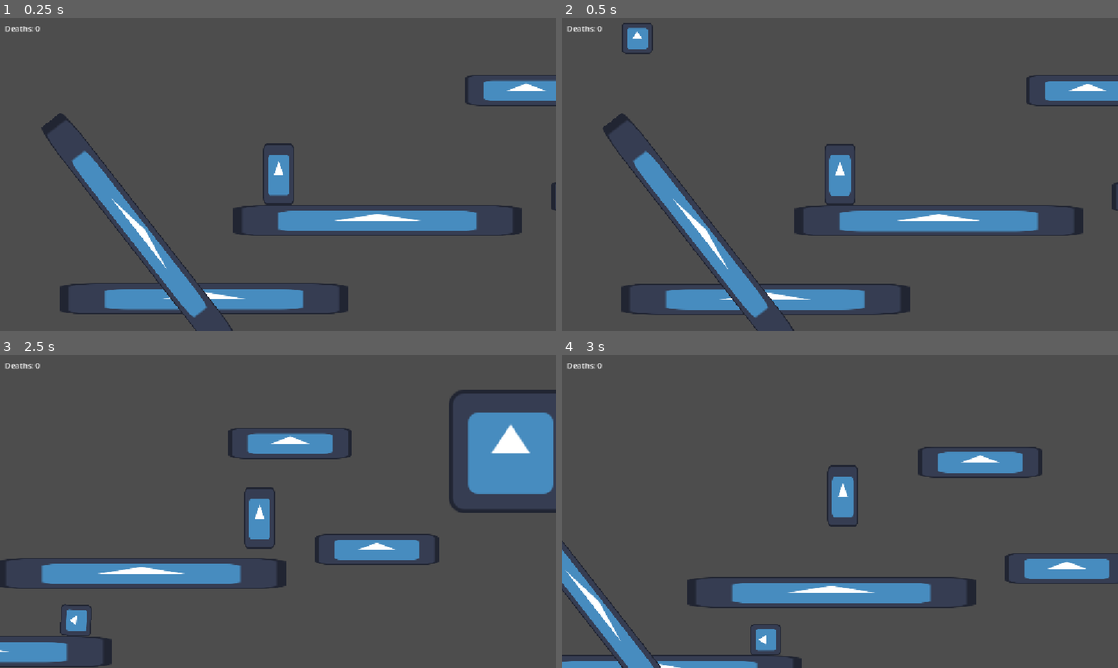
Above: before the commit, frames 1-4 (two rows, left to right).
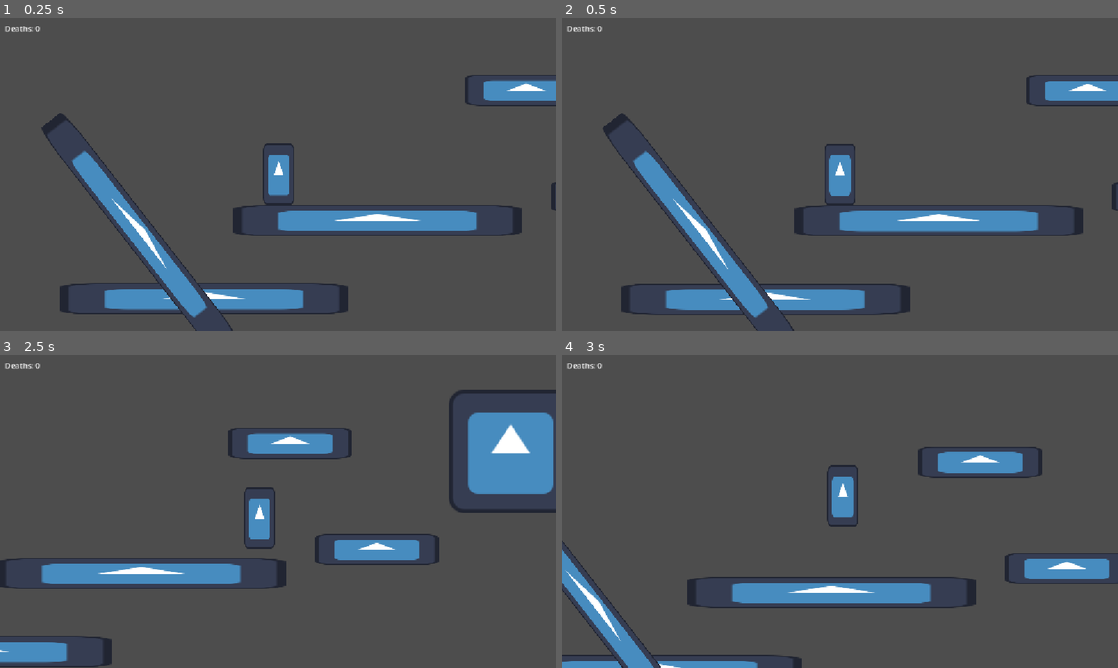
Above: after the commit, the same moments.

Repository: lmg-abe/runny-nose
Game: Godot game, scene res://main.tscn
The game is run twice, just before and just after one commit, with the same random seed, the same clock (stepped at 60 frames per second) and the same inputs. The engine's default icon, where the game draws it, is replaced by a stand-in: a white triangle on a blue panel in a dark square.
Inputs:
- Up to frame 1 (0.25 s): no input
- Up to frame 2 (0.5 s): no input
- Up to frame 3 (2.5 s): hold D (move_right) 0.53-2.03 s; tap 2 (dash) at 0.6, 2.1 s; tap Space (jump) at 0.77, 1.52 s; tap 1 (sneeze) at 1.35 s; hold A (move_left) from 2.03 s (still down)
- Up to frame 4 (3 s): release A (move_left) at 2.78 s; hold D (move_right) from 2.78 s (still down); tap 1 (sneeze) at 2.85 s

Frame 1 is identical in both runs. In frame 2, 0.4% of the frame differs, in the area x 10-17%, y 1-12%; in frame 3, 0.3%; in frame 4, 0.3%.

Commit message:
moved box

Diff:
--- a/main.tscn
+++ b/main.tscn
@@ -96,7 +96,7 @@
 script = ExtResource("4_1bvp3")
 
 [node name="RigidBody2D" type="RigidBody2D" parent="." unique_id=1073654291]
-position = Vector2(58, -762)
+position = Vector2(4230, -269)
 gravity_scale = 2.0
 
 [node name="Icon" type="Sprite2D" parent="RigidBody2D" unique_id=133866622]
